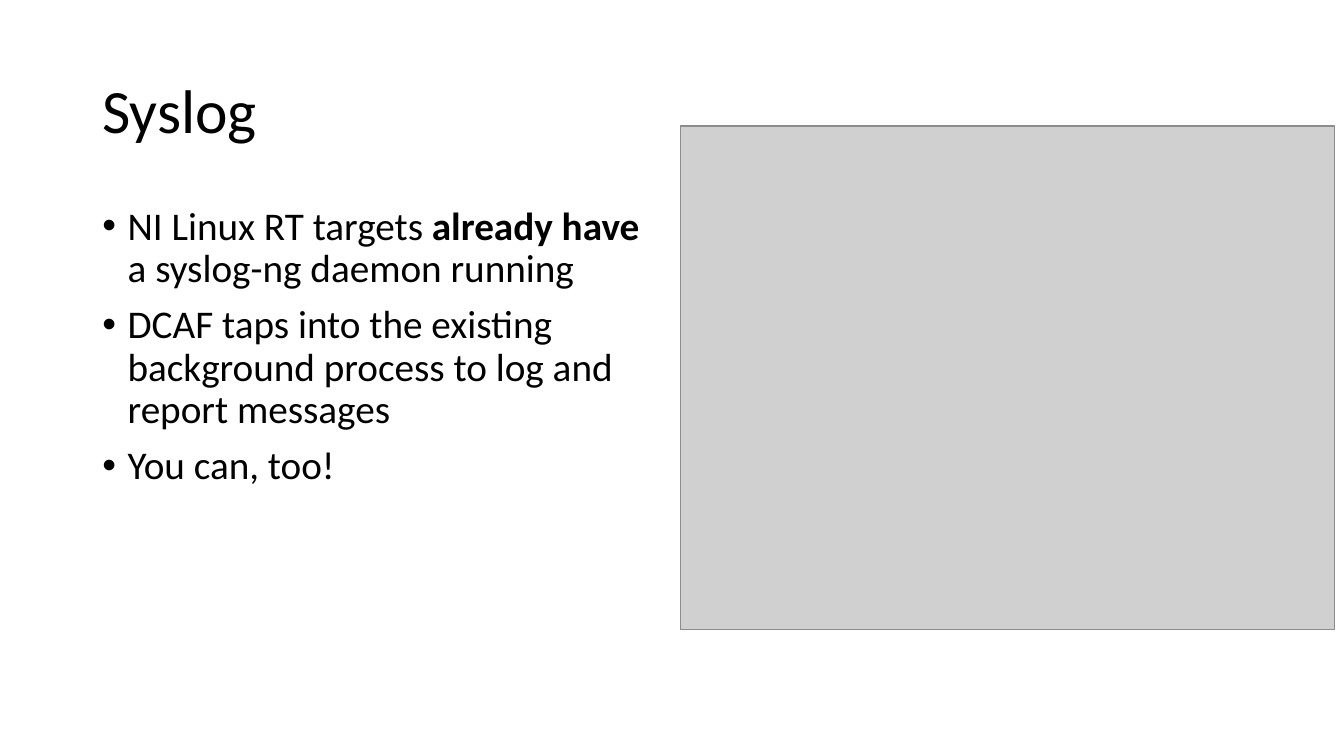
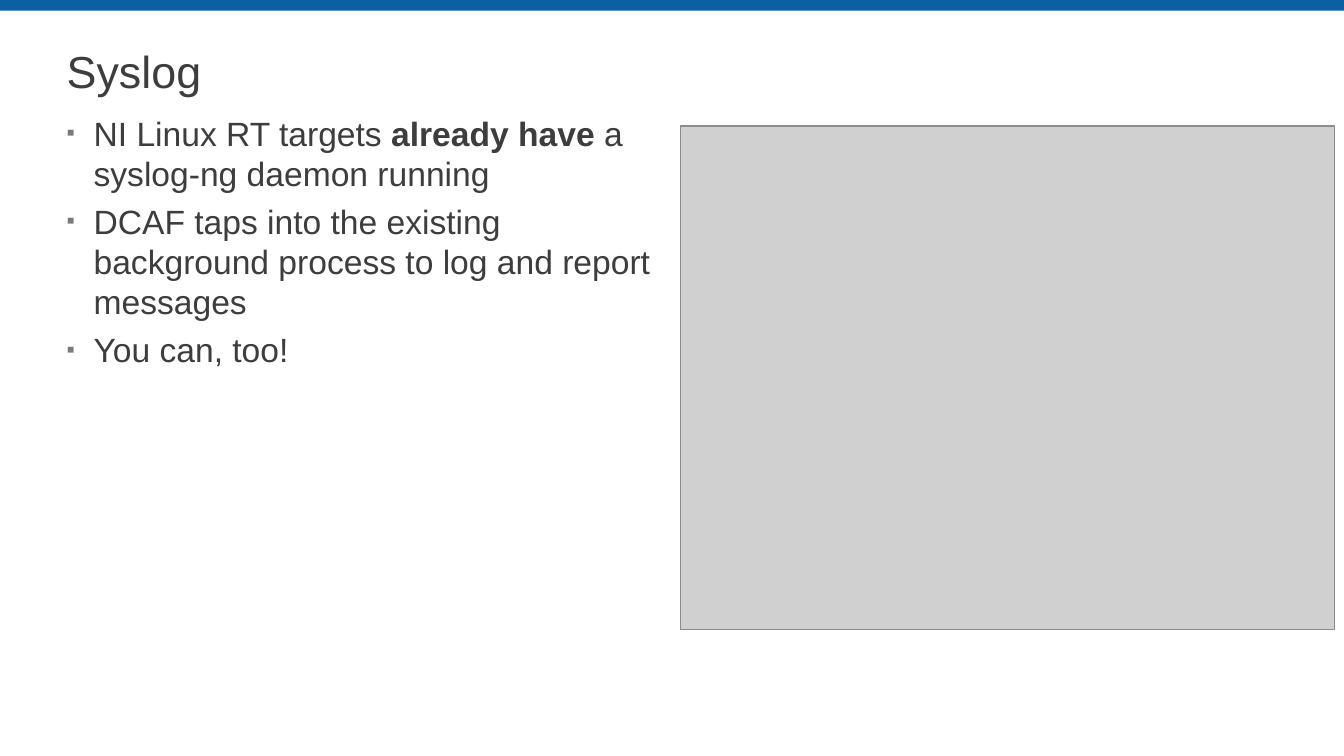
Before and after one commit to LabVIEW-DCAF/Documentation, a slide deck: slide 11 of Trunk/Getting Started Material/DCAF Training/8 Debugging DCAF.pptx (slide 7 before the commit). Drawn at 1344x756 pixels with LibreOffice and Linux fonts; fonts in the diff are those of the drawing; grey boxes stand for pictures; background and template pictures are left out. Boxes give left, top, right and bottom in pixels: in the first picture for what was removed or moved away, otherwise in the second. Text is boxed around its words. In the diff, an @@ line names an element or a change of style, - is before the commit and + after.

Commit message:
Working on ensuring diagram consistency
Went through many of the slide decks to ensure diagrams were consistent. Now they use similar color schemes, use PPT instead of Draw.IO. Also cleaned up the templates from the slide decks.

```diff
--- a/Trunk/Getting Started Material/DCAF Training/8 Debugging DCAF.pptx
+++ b/Trunk/Getting Started Material/DCAF Training/8 Debugging DCAF.pptx
@@ rectangle added at [0,0,1344,11], fill #0A60A3 @@
@@ title "Syslog": place and size @@
-title "Syslog" at [102,90,256,144]
+title "Syslog" at [67,55,201,97]
@@ title "Syslog" at [67,55,201,97]: size 44 to 32 pt, font Calibri to Arial, text colour #000000 to #3D3D3D @@
@@ text "NI Linux RT targets already ...": place and size @@
-text "NI Linux RT targets already ..." at [128,212,640,484]
+text "NI Linux RT targets already ..." at [94,121,650,367]
@@ text "NI Linux RT targets already ..." at [94,121,650,367]: size 28 to 24 pt, font Calibri to Arial, text colour #000000 to #3D3D3D; bullet • to ▪; line spacing 0.9 to 1; less space between paragraphs @@
```
Also in this commit, not shown: 5 other slides changed, 7 slides added, 1 slide removed, 3 other files.
